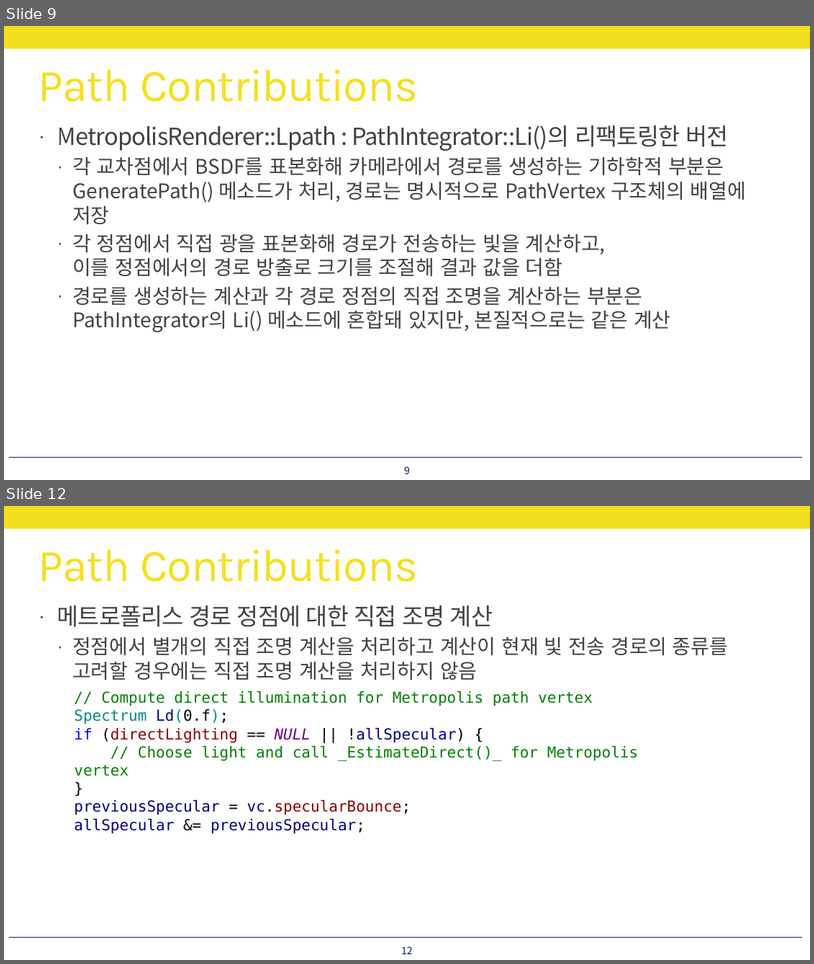
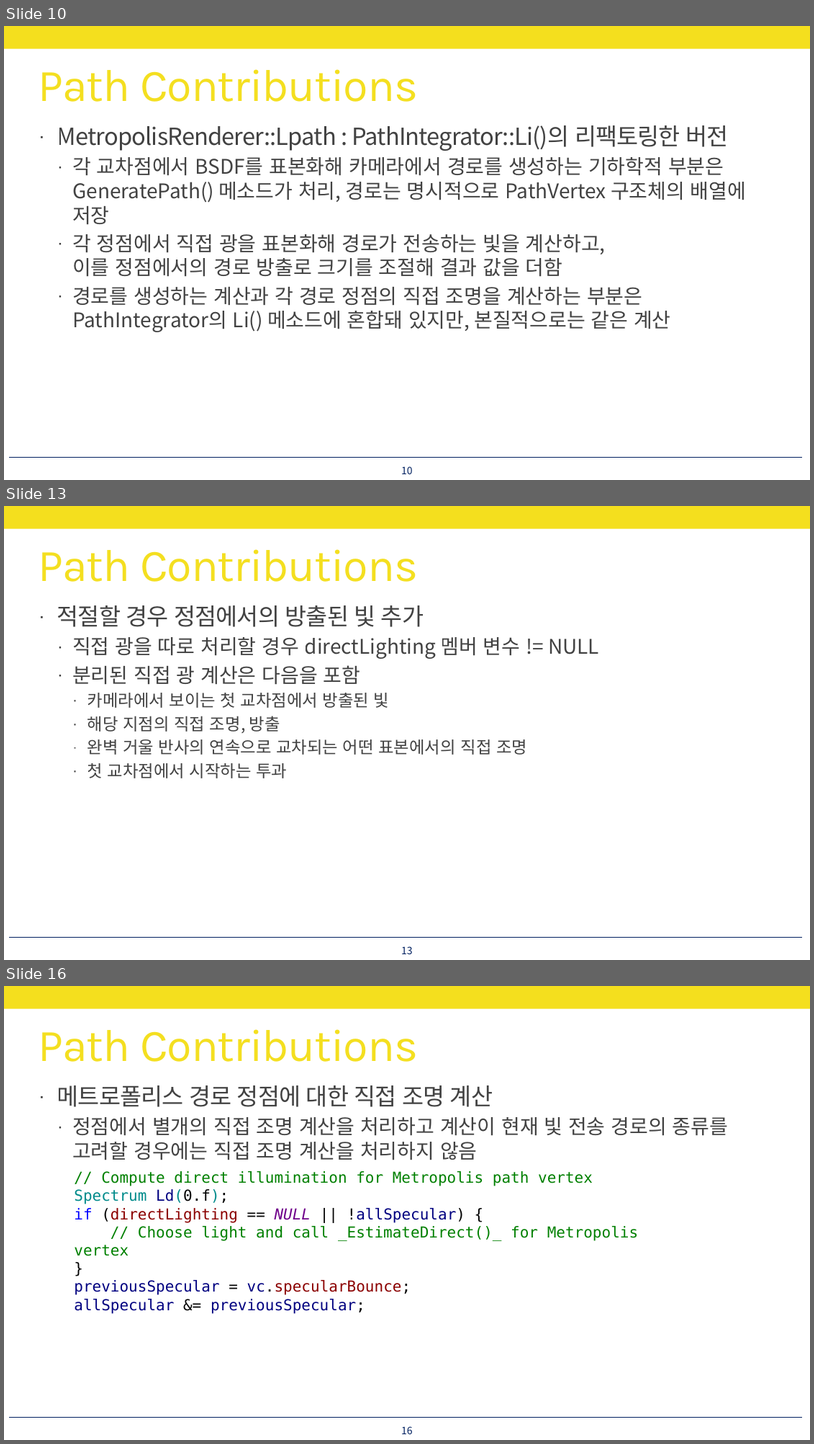
Before and after one commit to utilForever/PBRStudy, a slide deck: Physically Based Rendering - Chapter 15, Part 8.pptx. Shown one above the other, each under a label of ours: slides 9 and 12 before the commit, slides 10, 13 and 16 after it; the slides between them are not shown. The pictures are 814x964 and 814x1444 pixels, drawn with LibreOffice and Linux fonts; fonts in the diff are those of the drawing. Boxes give left, top, right and bottom in pixels: in the first picture for what was removed or moved away, otherwise in the second. Text is boxed around its words. In the diff, an @@ line names an element or a change of style, - is before the commit and + after.

```diff
--- a/Physically Based Rendering - Chapter 15, Part 8.pptx
+++ b/Physically Based Rendering - Chapter 15, Part 8.pptx
@@ slide 13 added at bbox=[4, 506, 810, 960], background #FFFFFF; not listed: 2 template elements that a slide beside it also shows @@
@@ title added at bbox=[39, 549, 418, 582], 54 pt, text #F4DF1E @@
+Path Contributions
@@ text added at bbox=[57, 605, 599, 778], 20 pt, text #404040 @@
+· 적절할 경우 정점에서의 방출된 빛 추가
+  · 직접 광을 따로 처리할 경우 directLighting 멤버 변수 != NULL
+  · 분리된 직접 광 계산은 다음을 포함
+    · 카메라에서 보이는 첫 교차점에서 방출된 빛
+    · 해당 지점의 직접 조명, 방출
+    · 완벽 거울 반사의 연속으로 교차되는 어떤 표본에서의 직접 조명
+    · 첫 교차점에서 시작하는 투과
@@ page number added at bbox=[401, 946, 413, 954], 12 pt, text #002060 @@
+13
@@ what was slide 9 is now slide 10 @@
@@ page number at bbox=[401, 466, 413, 474]: text changed @@
-9
+10
@@ what was slide 12 is now slide 16 @@
@@ page number at bbox=[401, 1426, 413, 1434]: text changed @@
-12
+16
```
Also in this commit, not shown: 1 slide changed, 5 other slides added.
